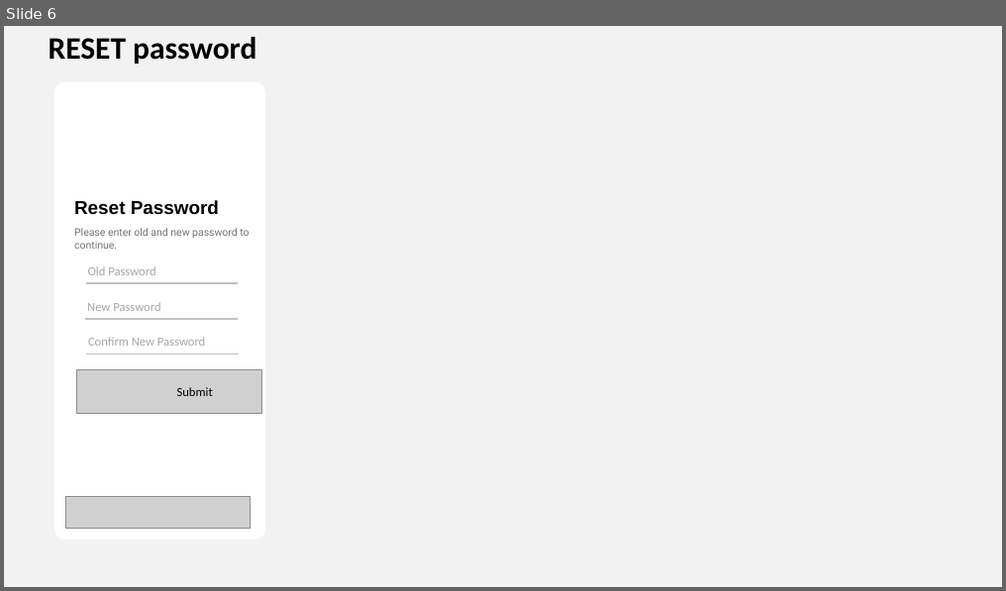
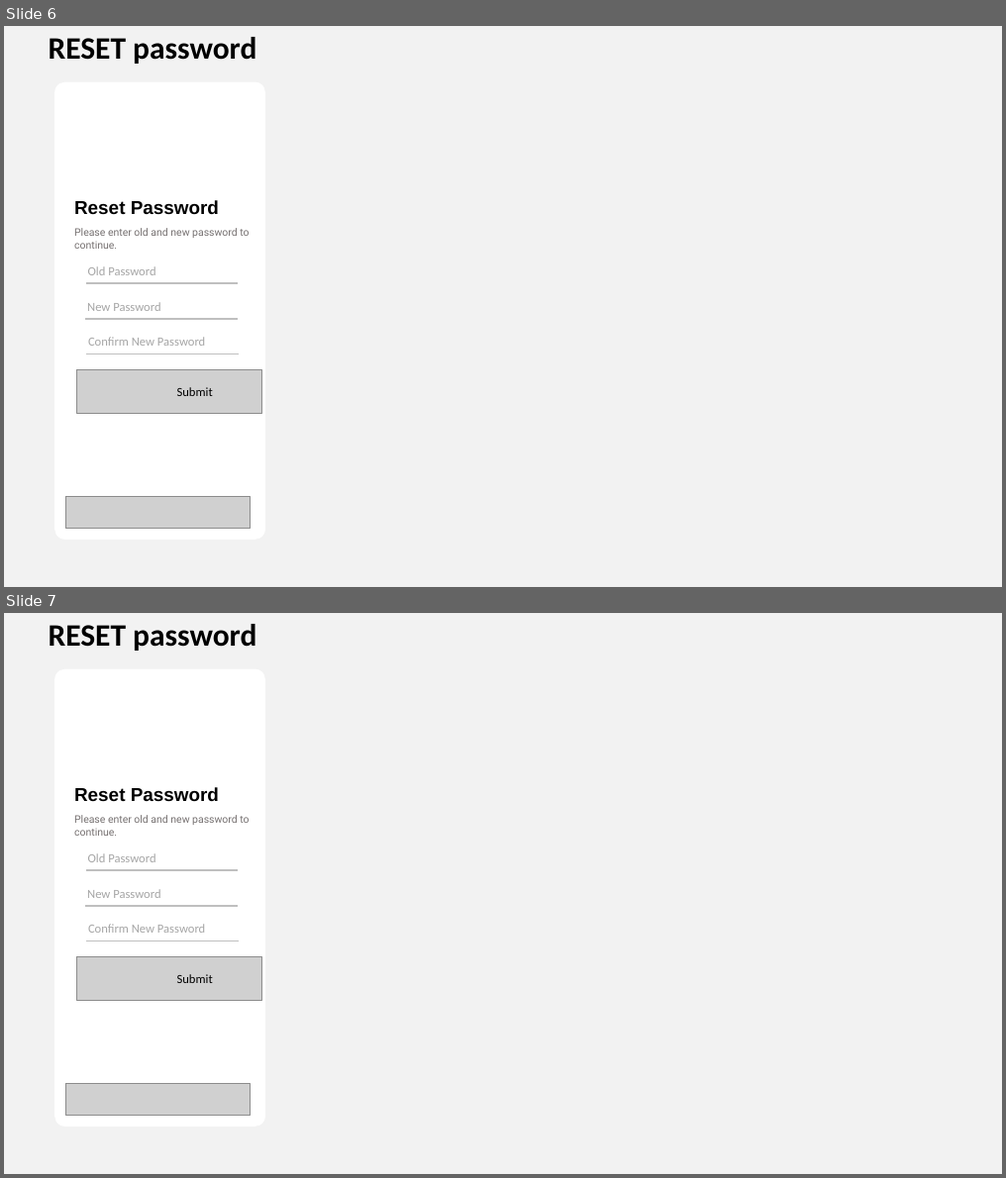
Before and after one commit to hemasais12/heckotrail, a slide deck: src/main/resources/screens/screens.pptx. Shown one above the other, each under a label of ours: slide 6 before the commit, slides 6 and 7 after it. The pictures are 1006x591 and 1006x1178 pixels, drawn with LibreOffice and Linux fonts; fonts in the diff are those of the drawing; grey boxes stand for pictures; background and template pictures are left out. Boxes give left, top, right and bottom in pixels: in the first picture for what was removed or moved away, otherwise in the second. Text is boxed around its words. In the diff, an @@ line names an element or a change of style, - is before the commit and + after.

```diff
--- a/src/main/resources/screens/screens.pptx
+++ b/src/main/resources/screens/screens.pptx
@@ slide 7 added at (4, 613, 1002, 1174), background #F2F2F2 @@
@@ text added at (49, 624, 256, 651), 30 pt, text #000000, bold @@
+RESET password
@@ rounded rectangle added at (54, 669, 264, 1127), fill #FFFFFF, outline #FFFFFF 1 pt @@
@@ text added at (74, 787, 219, 802), 18 pt, text #000000, bold @@
+Reset Password
@@ text added at (74, 815, 249, 836), 10 pt, text #767171 @@
+Please enter old and new password to
+continue.
@@ line added from (86, 870) to (238, 870), #BFBFBF 1.25 pt @@
@@ text added at (88, 854, 155, 862), 12 pt, text #A6A6A6 @@
+Old Password
@@ line added from (85, 906) to (238, 906), #BFBFBF 1.25 pt @@
@@ text added at (87, 889, 160, 898), 12 pt, text #A6A6A6 @@
+New Password
@@ text added at (88, 924, 205, 933), 12 pt, text #A6A6A6 @@
+Confirm New Password
@@ picture added at (77, 958, 262, 1001) @@
@@ line added from (86, 941) to (239, 941), #BFBFBF 1.25 pt @@
@@ text added at (177, 974, 213, 983), 12 pt, text #000000 @@
+Submit
@@ picture added at (65, 1084, 251, 1116) @@
```
Also in this commit, not shown: 1 other slide added.
